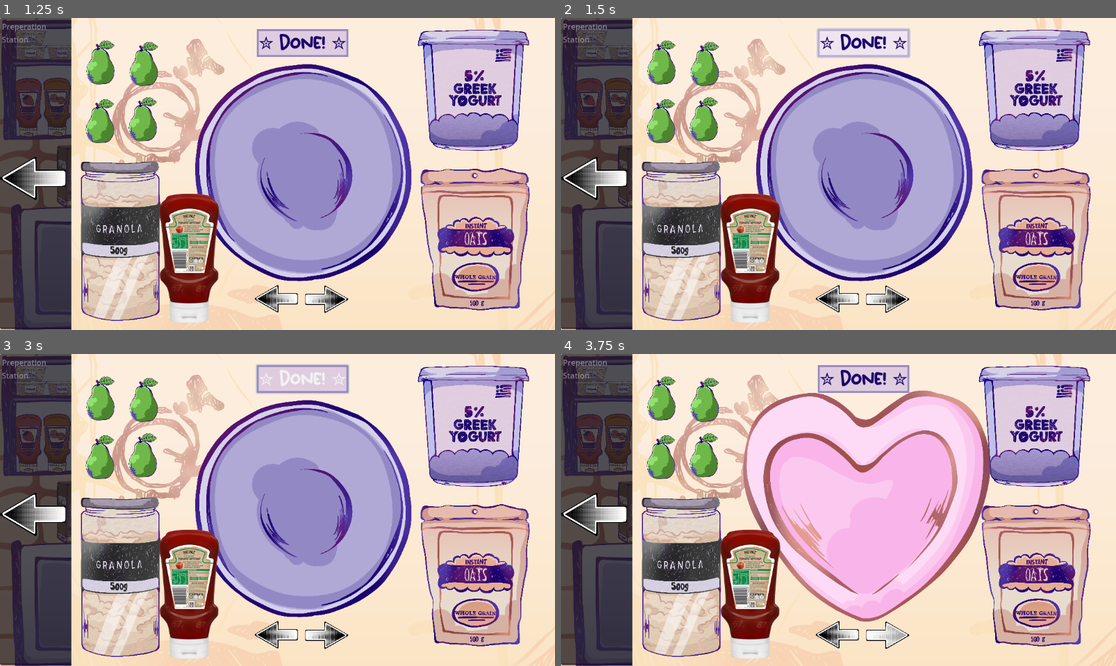
Above: before the commit, frames 1-4 (two rows, left to right).
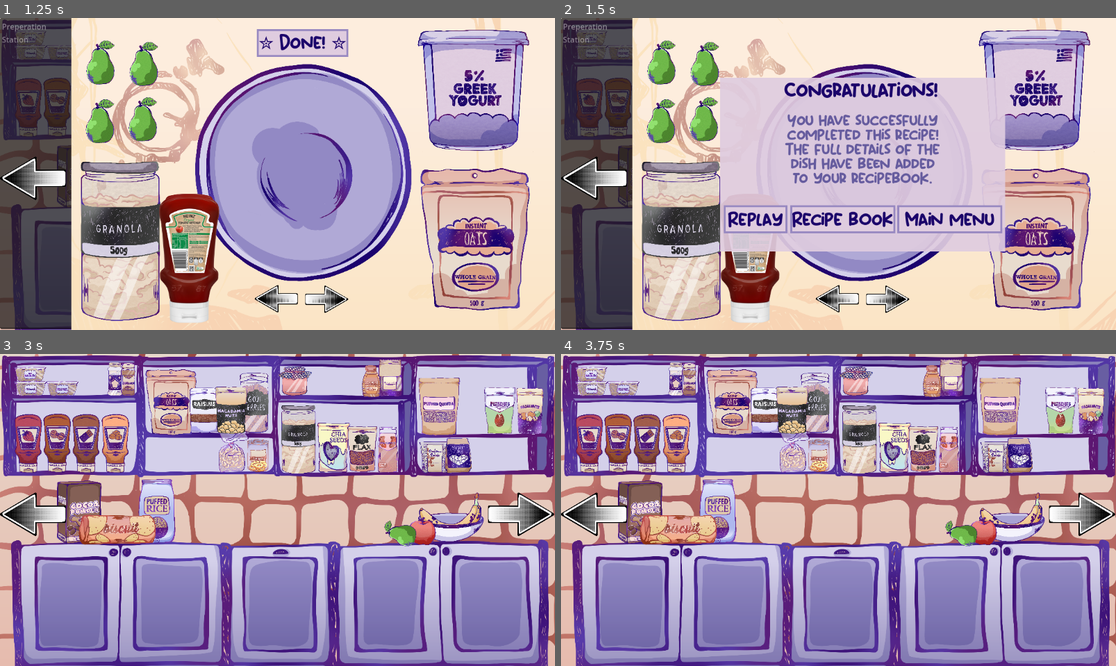
Above: after the commit, the same moments.

Repository: authenticBloodshed/gOATmeal
Game: Godot game, scene res://game.tscn
The game is run twice, just before and just after one commit, with the same random seed, the same clock (stepped at 60 frames per second) and the same inputs. This scene is started directly instead of the project's main scene.
Inputs (mouse positions are in pixels of both pictures, inside the frame that each line leads up to):
- Up to frame 1 (1.25 s): click (521, 180) at 0.5 s
- Up to frame 2 (1.5 s): click "✮ Done! ✮" at 1.25 s
- Up to frame 3 (3 s): click (305, 378) at 2 s, where only the run before the commit has a clickable "✮ Done! ✮"; click (194, 556) at 2.75 s, where only the run after the commit has a clickable "Replay"
- Up to frame 4 (3.75 s): click (888, 634) at 3.52 s

Frame 1 is identical in both runs. In frame 2, 27% of the frame differs, in the area x 28-81%, y 3-75%; in frame 3, 93%; in frame 4, 95%, in the area x 0-100%, y 0-100%.

Commit message:
Win or lose if statement
If statement now checks if you won or lost the game and based on that you get either a win or a lose message

Diff:
--- a/PrepStation.gd
+++ b/PrepStation.gd
@@ -1,6 +1,7 @@
 extends Node2D
 
 var counter = 0
+var isCorrect = null
 @export var saus : NodePath
 
 func _ready():
@@ -63,3 +64,14 @@
 
 func _on_recipebook_button_pressed():
 	get_tree().change_scene_to_file("res://recipebook.tscn")
+
+func _on_button_pressed():
+	isCorrect = true
+
+	if isCorrect == false:
+		$"../LoseScreen".show()
+		$"../Button".hide()
+
+	if isCorrect == true:
+		$"../WinScreen".show()
+		$"../Button".hide()
--- a/PrepStation.tscn
+++ b/PrepStation.tscn
@@ -221,6 +221,7 @@
 fit_content = true
 
 [node name="ReplayButton" type="Button" parent="WinScreen"]
+layout_mode = 0
 offset_left = 8.0
 offset_top = 265.0
 offset_right = 140.0
@@ -236,6 +237,7 @@
 text = "Replay"
 
 [node name="RecipebookButton" type="Button" parent="WinScreen"]
+layout_mode = 0
 offset_left = 146.0
 offset_top = 265.0
 offset_right = 364.0
@@ -251,6 +253,7 @@
 text = "Recipe book"
 
 [node name="MainMenuButton" type="Button" parent="WinScreen"]
+layout_mode = 0
 offset_left = 368.0
 offset_top = 265.0
 offset_right = 586.0
@@ -298,6 +301,7 @@
 fit_content = true
 
 [node name="RetryButton" type="Button" parent="LoseScreen"]
+layout_mode = 0
 offset_left = 126.0
 offset_top = 265.0
 offset_right = 258.0
@@ -313,6 +317,7 @@
 text = "Retry"
 
 [node name="MainMenuButton" type="Button" parent="LoseScreen"]
+layout_mode = 0
 offset_left = 265.0
 offset_top = 265.0
 offset_right = 483.0
@@ -331,6 +336,7 @@
 [connection signal="body_entered" from="PrepStation/FinalAssets/Area2D" to="PrepStation" method="_on_area_2d_body_entered"]
 [connection signal="pressed" from="PrepStation/NextBowlButton" to="PrepStation" method="_on_next_bowl_button_pressed"]
 [connection signal="pressed" from="PrepStation/PreviousBowlButton" to="PrepStation" method="_on_previous_bowl_button_pressed"]
+[connection signal="pressed" from="Button" to="PrepStation" method="_on_button_pressed"]
 [connection signal="pressed" from="WinScreen/ReplayButton" to="PrepStation" method="_on_replay_button_pressed"]
 [connection signal="pressed" from="WinScreen/RecipebookButton" to="PrepStation" method="_on_recipebook_button_pressed"]
 [connection signal="pressed" from="WinScreen/MainMenuButton" to="PrepStation" method="_on_main_menu_button_pressed"]
